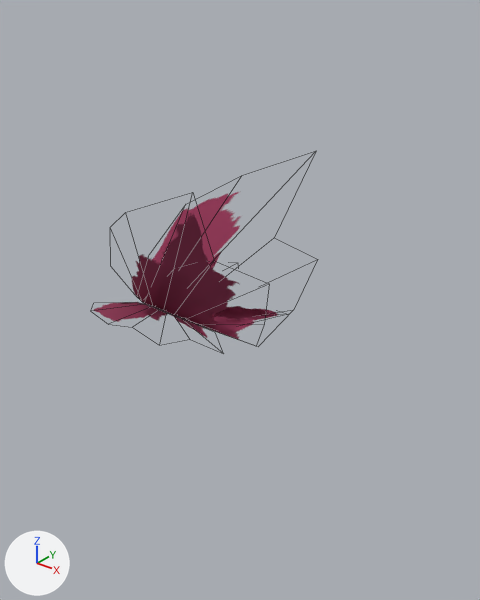
The FBX model res/Fx/Wave01/Model.FBX as it was, and as the next commit left it.
Camera for both pictures: a 50 mm camera at (4.23, -3.27, 2.36) aimed at (1.55, 0.08, 0.28). Lighting does not change. The marker at lower left points along +X, +Y and +Z. Mesh edges are drawn as thin lines. Where no turn or scale is listed for an object, it has been applied to the vertices.

Before the edit, the objects in view are built like this:
```python
mat_wave01 = bpy.data.materials.new('Wave01')
mat_wave01.use_nodes = True; mat_wave01.node_tree.nodes.clear()
_N = mat_wave01.node_tree.nodes; _L = mat_wave01.node_tree.links
n0 = _N.new('ShaderNodeBsdfPrincipled'); n0.name = 'Principled BSDF'
n0.inputs[2].default_value = 0.859  # 'Roughness'
n1 = _N.new('ShaderNodeOutputMaterial'); n1.name = 'Material Output'
n2 = _N.new('ShaderNodeTexImage'); n2.name = 'Image Texture'
n2.image = img_texture01_png
n3 = _N.new('ShaderNodeUVMap'); n3.name = 'UV Map'
n4 = _N.new('ShaderNodeMapping'); n4.name = 'Mapping'
n4.vector_type = 'TEXTURE'
n4.inputs[1].default_value = (-0.125, 0.0, 0.0)  # 'Location'
_L.new(n3.outputs[0], n4.inputs[0])  # 'UV' to 'Vector'
_L.new(n4.outputs[0], n2.inputs[0])  # 'Vector' to 'Vector'
_L.new(n2.outputs[0], n0.inputs[0])  # 'Color' to 'Base Color'
_L.new(n2.outputs[1], n0.inputs[4])  # 'Alpha' to 'Alpha'
_L.new(n0.outputs[0], n1.inputs[0])  # 'BSDF' to 'Surface'
me_mesh = bpy.data.meshes.new('Mesh')
me_mesh.from_pydata(...)  # 64 vertices, 28 faces; spans x -0.01..1.56, y -0.7..0.71, z -0.01..1.29
me_mesh.materials.append(mat_wave01)
me_mesh_001 = bpy.data.meshes.new('Mesh.001')
me_mesh_001.from_pydata(...)  # 64 vertices, 28 faces; spans x -0.01..1.56, y -0.7..0.71, z -0.01..1.29
me_mesh_001.materials.append(mat_wave01)
ob_wave01 = bpy.data.objects.new('Wave01', me_mesh_001)
ob_wave01.parent = ob_root
ob_wave01.location = (0.498, 0.0, 0.0)
ob_wave02 = bpy.data.objects.new('Wave02', me_mesh)
ob_wave02.parent = ob_root
ob_wave02.location = (0.498, 0.0, 0.0)
```
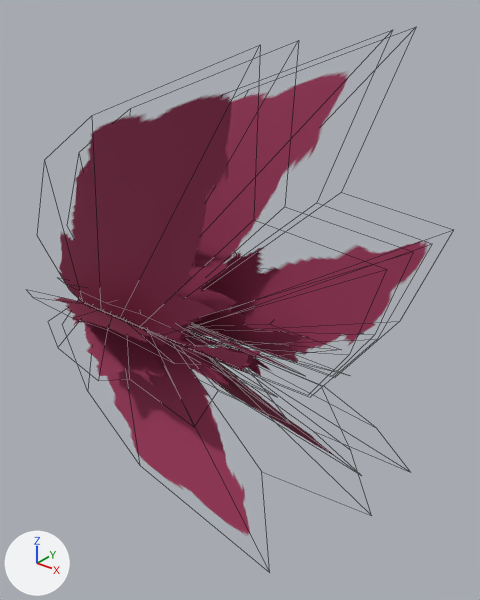
The change, as a diff of the scene's bpy script:
```diff
--- a/res/Fx/Wave01/Model.FBX.py
+++ b/res/Fx/Wave01/Model.FBX.py
@@ mat_wave01 @@
 n4 = _N.new('ShaderNodeMapping'); n4.name = 'Mapping'
 n4.vector_type = 'TEXTURE'
-n4.inputs[1].default_value = (-0.125, 0.0, 0.0)  # 'Location'
+n4.inputs[1].default_value = (-0.5, 0.0, 0.0)  # 'Location'
 _L.new(n3.outputs[0], n4.inputs[0])  # 'UV' to 'Vector'
@@ me_mesh_003 @@
+me_mesh_003.from_pydata(...)  # 64 vertices, 28 faces; spans x -0.02..3.08, y -0.71..0.7, z -1.18..0.01
+me_mesh_003.materials.append(mat_wave01)
@@ ob_wave02 @@
 ob_wave02.parent = ob_root
-ob_wave02.location = (0.498, 0.0, 0.0)
+ob_wave02.location = (-0.192, -0.15, -0.123)
+ob_wave02.scale = (1.97, 1.0, 1.72)
@@ ob_wave01 @@
 ob_wave01.parent = ob_root
-ob_wave01.location = (0.498, 0.0, 0.0)
+ob_wave01.location = (-0.192, 0.15, -0.123)
+ob_wave01.scale = (1.97, 1.0, 1.72)
@@ ob_wave004 @@
+ob_wave004 = bpy.data.objects.new('Wave004', me_mesh_003)
+ob_wave004.location = (-0.192, 0.007, -0.081)
```

Boxes [x1, y1, x2, y2] around the edits, measured in the pictures (480 x 600 px):
'Wave02', surface changed, moved, rescaled
    before: [121, 236, 308, 347]
    after: [54, 73, 348, 370]
'Wave004', added
    after: [72, 299, 332, 535]
'Wave01', surface changed, moved, rescaled (not visible before)
    after: [75, 160, 427, 369]
